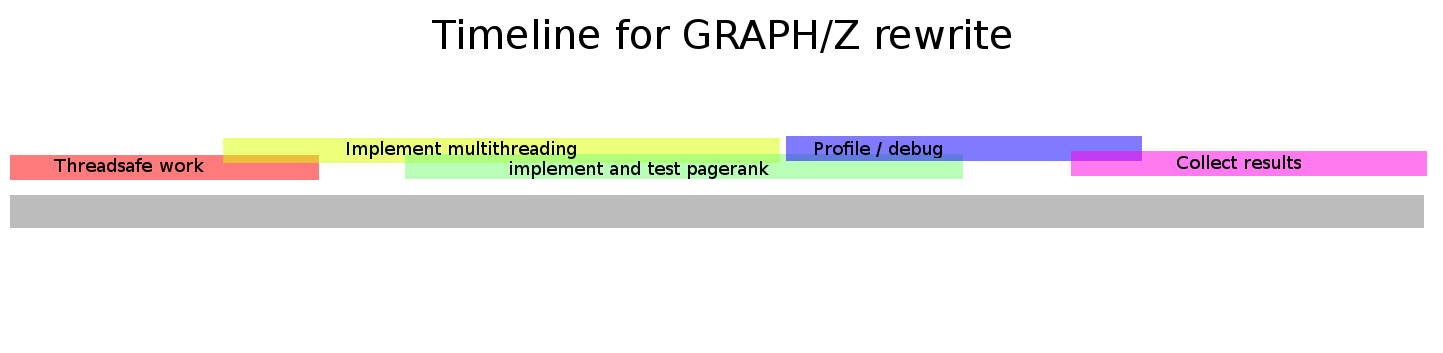
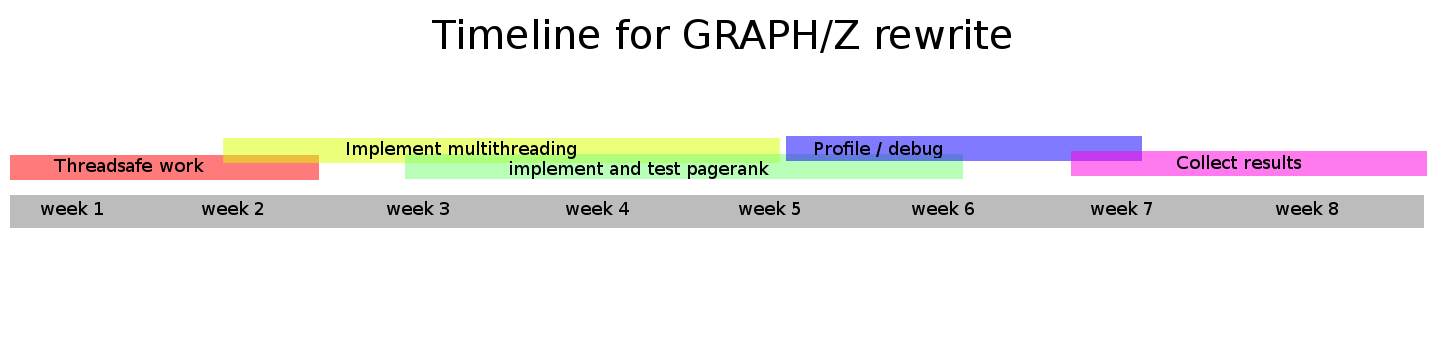
Two versions of the same layered image (1443 × 353). Layer-by-layer changes:
added layer "week 1 week ..." above "implement and test pagerank" over [40, 201, 1338, 215]
